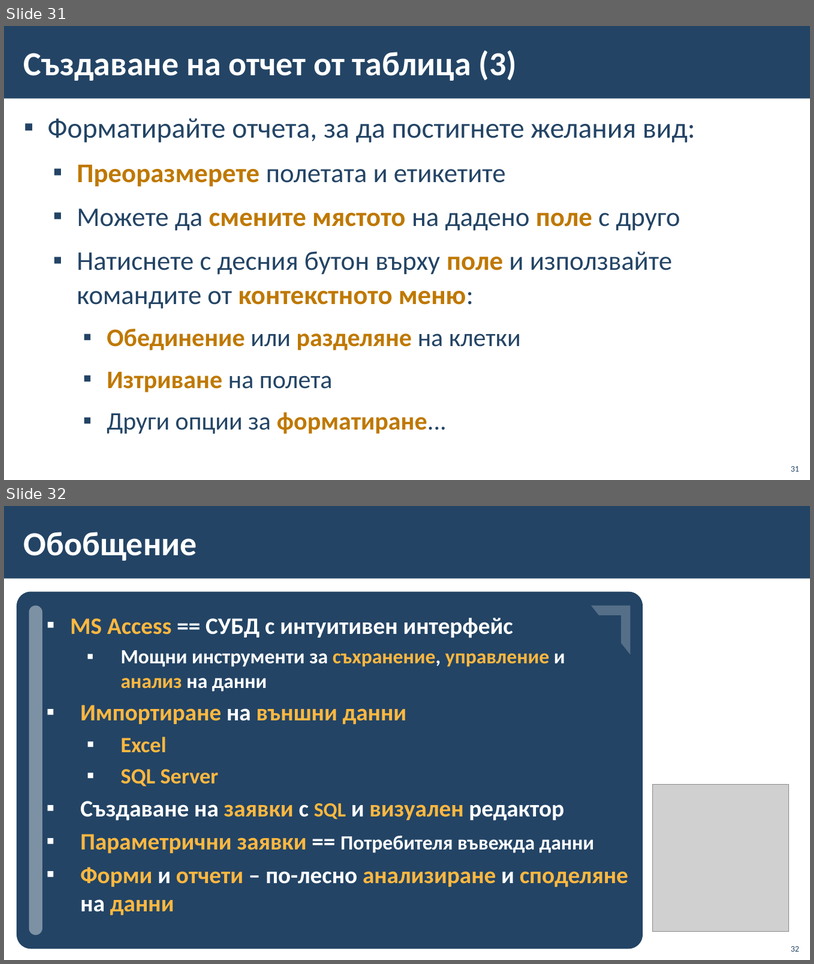
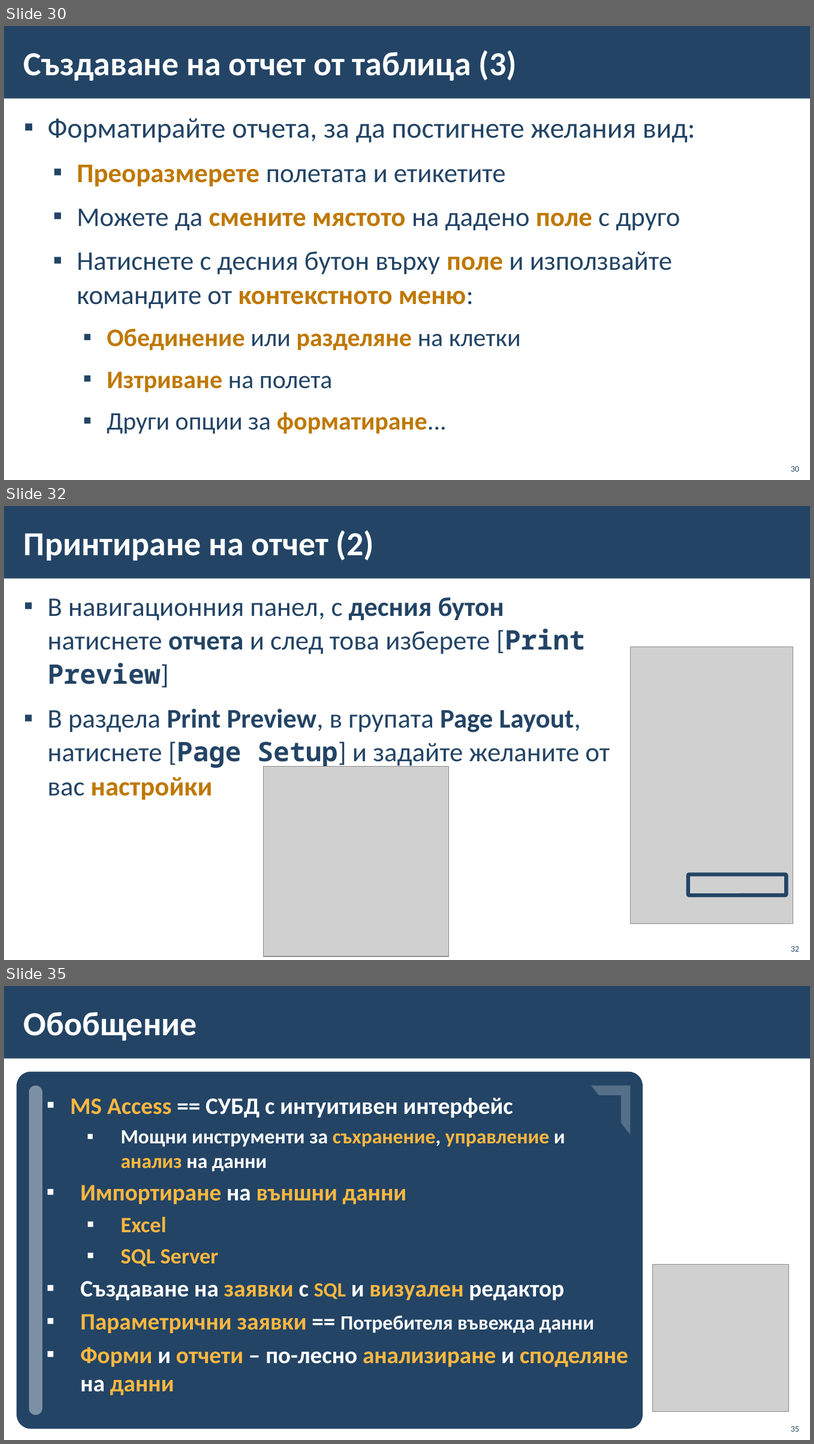
Before and after one commit to BG-IT-Edu/School-Programming, a slide deck: Courses/Software-Sciences/Module-3-Databases-New/13-MS-Access/11-MS-Access-Queries-Forms-Reports.pptx. Shown one above the other, each under a label of ours: slides 31 and 32 before the commit, slides 30, 32 and 35 after it; the slides between them are not shown. The pictures are 814x964 and 814x1444 pixels, drawn with LibreOffice and Linux fonts; fonts in the diff are those of the drawing; grey boxes stand for pictures; background and template pictures are left out. Boxes give left, top, right and bottom in pixels: in the first picture for what was removed or moved away, otherwise in the second. Text is boxed around its words. In the diff, an @@ line names an element or a change of style, - is before the commit and + after.

Commit message:
Adding instructions with pictures on how to print report to Access

```diff
--- a/Courses/Software-Sciences/Module-3-Databases-New/13-MS-Access/11-MS-Access-Queries-Forms-Reports.pptx
+++ b/Courses/Software-Sciences/Module-3-Databases-New/13-MS-Access/11-MS-Access-Queries-Forms-Reports.pptx
@@ slide 32 added at bbox=[4, 506, 810, 960], background #FFFFFF; not listed: 1 template element that a slide beside it also shows @@
@@ title added at bbox=[24, 530, 374, 561], 40 pt, text #FFFFFF, bold @@
+Принтиране на отчет (2)
@@ text added at bbox=[48, 597, 610, 799], 32 pt, text #234465 @@
+▪ В навигационния панел, с десния бутон натиснете отчета и след това изберете [Print Preview]
+▪ В раздела Print Preview, в групата Page Layout, натиснете [Page Setup] и задайте желаните от вас настройки
@@ picture added at bbox=[632, 646, 794, 923] @@
@@ picture added at bbox=[264, 766, 449, 956] @@
@@ rounded rectangle added at bbox=[689, 874, 787, 895], outline #234465 4.5 pt @@
@@ page number added at bbox=[791, 946, 800, 951], 10 pt, text #234465 @@
+32
@@ what was slide 31 is now slide 30 @@
@@ page number at bbox=[791, 466, 800, 471]: text changed @@
-31
+30
@@ what was slide 32 is now slide 35 @@
@@ page number at bbox=[791, 1426, 800, 1431]: text changed @@
-32
+35
```
Also in this commit, not shown: 2 slides changed, 3 other slides added, 1 slide removed.
